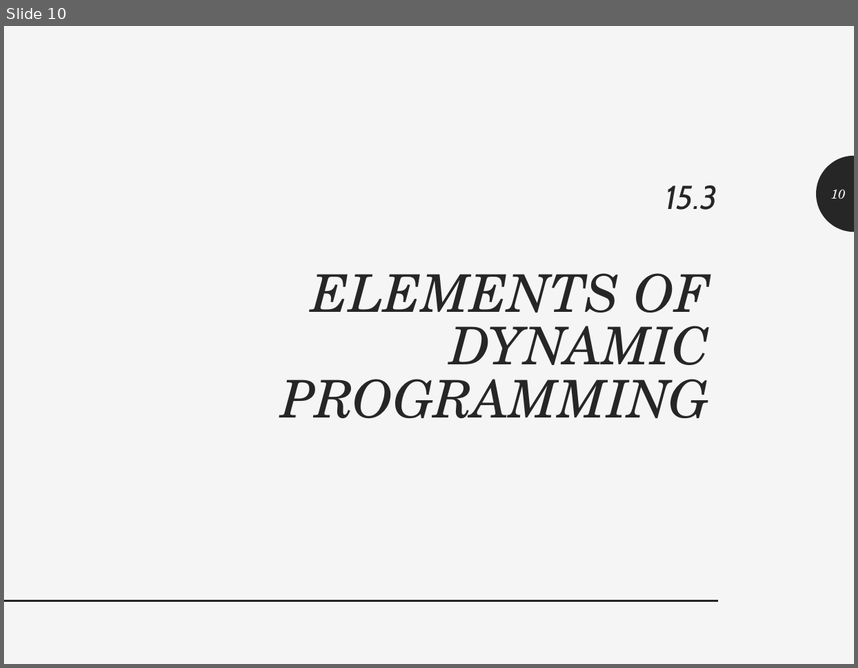
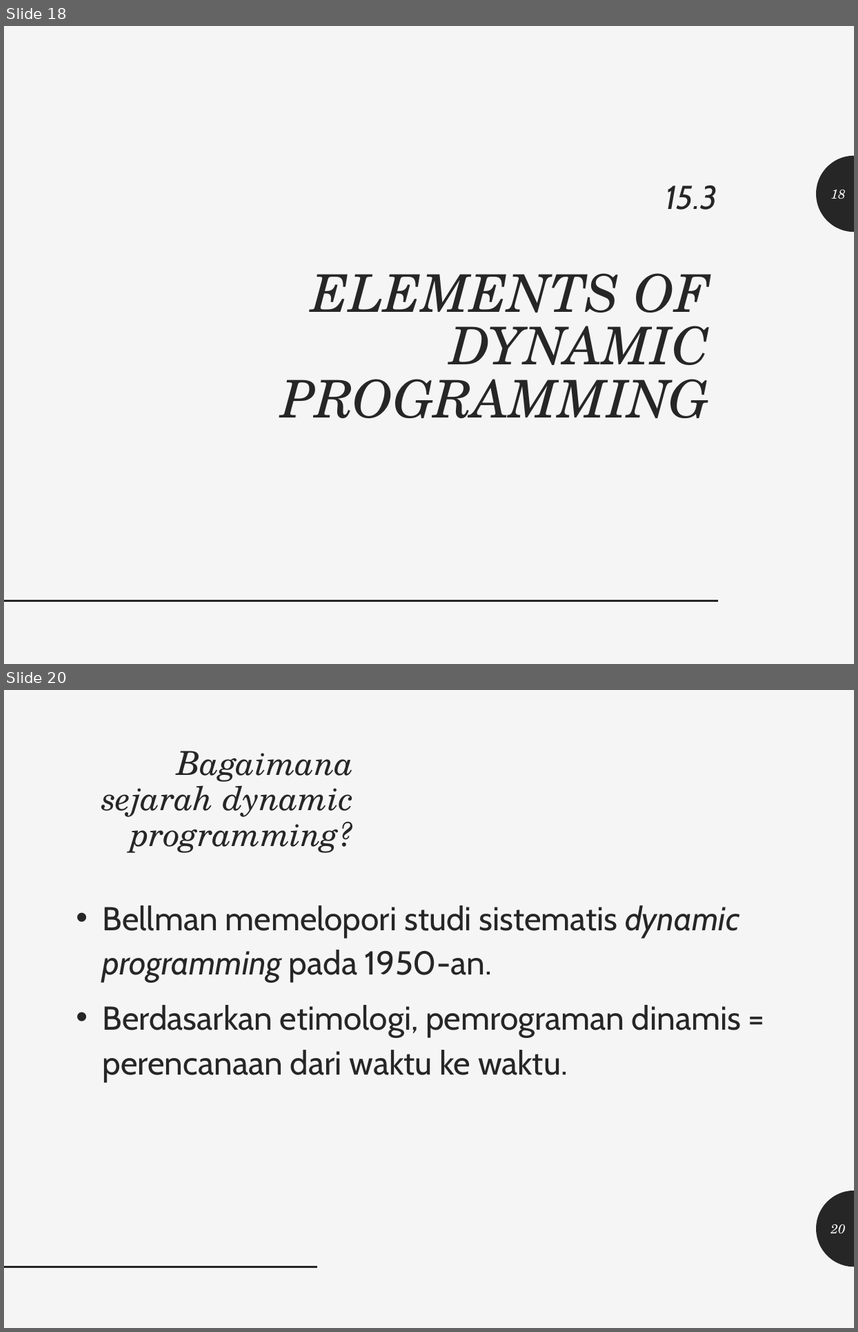
Before and after one commit to realicejoanne/analgo-01, a slide deck: Kelas - 5 (Presentasi UAS)/Analgo.pptx. Shown one above the other, each under a label of ours: slide 10 before the commit, slides 18 and 20 after it; the slides between them are not shown. The pictures are 858x668 and 858x1332 pixels, drawn with LibreOffice and Linux fonts; fonts in the diff are those of the drawing. Boxes give left, top, right and bottom in pixels: in the first picture for what was removed or moved away, otherwise in the second. Text is boxed around its words. In the diff, an @@ line names an element or a change of style, - is before the commit and + after.

```diff
--- a/Kelas - 5 (Presentasi UAS)/Analgo.pptx
+++ b/Kelas - 5 (Presentasi UAS)/Analgo.pptx
@@ slide 20 added at (4,690,854,1328), background #F5F5F5 @@
@@ title added at (101,751,354,853), 28 pt, text #262626, italic @@
+Bagaimana sejarah dynamic programming?
@@ text added at (103,905,741,1082), 28 pt, text #262626 @@
+• Bellman memelopori studi sistematis dynamic programming pada 1950-an.
+• Berdasarkan etimologi, pemrograman dinamis = perencanaan dari waktu ke waktu.
@@ freeform shape added at (816,1190,854,1266), fill #262626 @@
@@ page number added at (831,1223,846,1233), 11 pt, text #F5F5F5, italic @@
+20
@@ line added from (4, 1266) to (318, 1266), #262626 2 pt @@
@@ what was slide 10 is now slide 18 @@
@@ page number at (831,189,846,199): text changed @@
-10
+18
```
Also in this commit, not shown: 1 slide changed, 19 other slides added, 4 other files.
